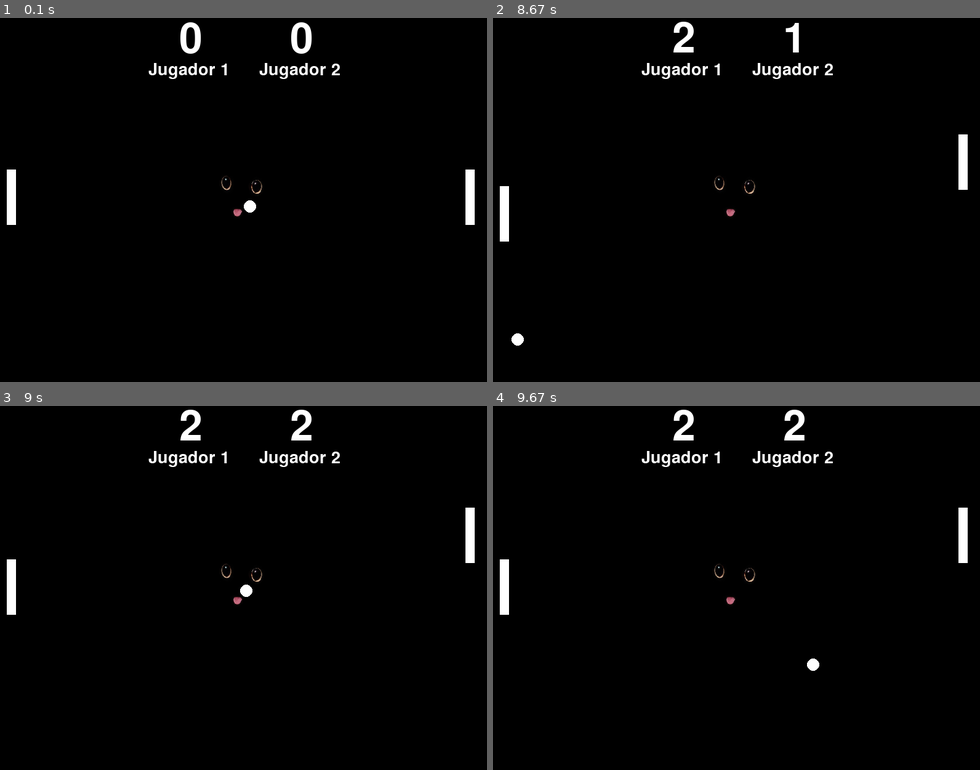
Above: before the commit, frames 1-4 (two rows, left to right).
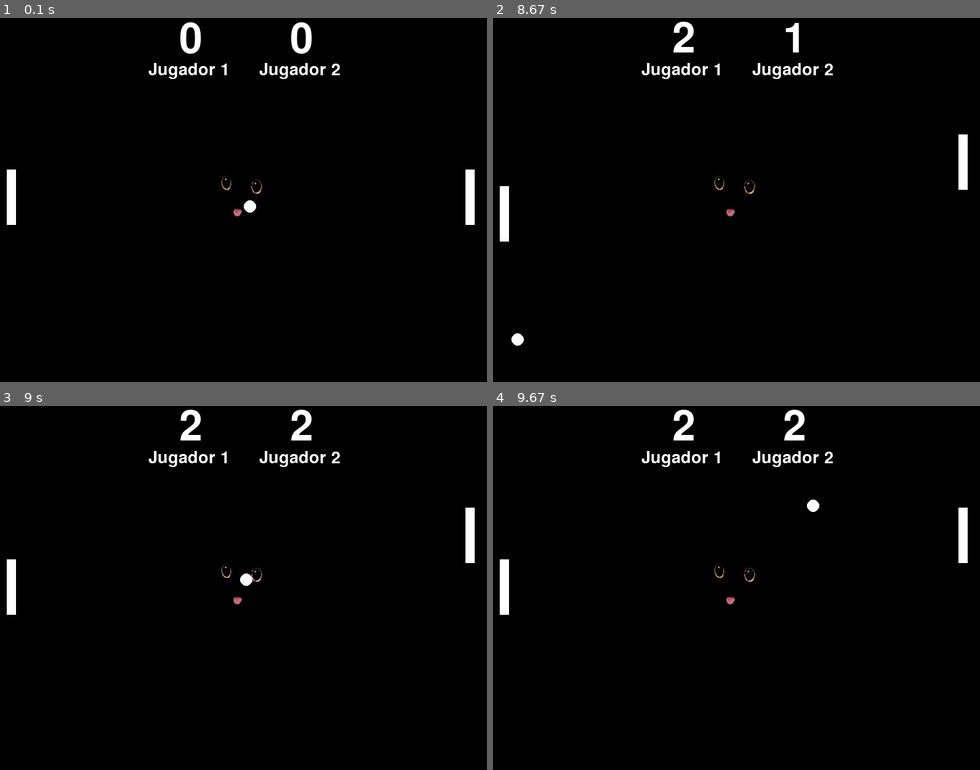
Above: after the commit, the same moments.

Repository: GustiGarcia/Arcade_pygame
Game: pygame game, started from pong.py
Two runs of this game, one before a commit and one after it. Both use one fixed random seed, a clock stepped at 60 frames per second and the inputs below.
Inputs:
- Up to frame 1 (0.1 s): no input
- Up to frame 2 (8.67 s): hold Up 0.33-0.8 s; hold Down 0.83-1.13 s; hold S 0.83-1.13 s; hold Up 1.17-1.53 s; hold W 1.17-1.53 s; hold Down 1.57-1.93 s; hold S 1.57-1.93 s; hold Up 1.97-2.27 s; hold W 1.97-2.27 s; hold Down 2.3-2.6 s; hold S 2.3-2.6 s; hold Up 2.63-3 s; hold W 2.63-3 s; hold Down 3.03-3.4 s; hold S 3.03-3.4 s; hold Up 3.43-3.73 s; hold W 3.43-3.73 s; hold Down 3.77-4.07 s; hold S 3.77-4.07 s; hold Up 4.1-4.47 s; hold W 4.1-4.47 s; hold Down 4.5-4.87 s; hold S 4.5-4.87 s; hold Up 4.9-5.2 s; hold W 4.9-5.2 s; hold Down 5.23-5.53 s; hold S 5.23-5.53 s; hold Up 5.57-5.93 s; hold W 5.57-5.93 s; hold Down 5.97-6.33 s; hold S 5.97-6.33 s; hold Up 6.37-6.67 s; hold W 6.37-6.67 s; hold Down 6.7-7 s; hold S 6.7-7 s; hold Up 7.03-7.4 s; hold W 7.03-7.4 s; hold Down 7.43-7.8 s; hold S 7.43-7.8 s; hold Up 7.83-8.13 s; hold W 7.83-8.13 s; hold Down 8.17-8.47 s; hold S 8.17-8.47 s; hold Up from 8.5 s (still down); hold W from 8.5 s (still down)
- Up to frame 3 (9 s): release Up at 8.87 s; release W at 8.87 s; hold Down from 8.9 s (still down); hold S from 8.9 s (still down)
- Up to frame 4 (9.67 s): release Down at 9.27 s; release S at 9.27 s; hold Up 9.3-9.6 s; hold W 9.3-9.6 s; hold Down from 9.63 s (still down); hold S from 9.63 s (still down)

Frames 1-2 are identical in both runs. In frame 3, 0.1% of the frame differs, in the area x 49-52%, y 46-53%; in frame 4, 0.1%, in the area x 64-68%, y 25-73%.

Commit message:
random restart

Diff:
--- a/pong.py
+++ b/pong.py
@@ -1,4 +1,4 @@
-import pygame, sys
+import pygame, sys, random
 
 pygame.init()
 pygame.mixer.init()
@@ -96,7 +96,7 @@
         pelota_x = 400
         pelota_y = 300
         pelota_speed_x *= -1
-        pelota_speed_y *= -1
+        pelota_speed_y = random.choice([-3,3])
         puntos_jugador1 += 1
         point.play()
 
@@ -105,7 +105,7 @@
         pelota_x = 400
         pelota_y = 300
         pelota_speed_x *= -1
-        pelota_speed_y *= -1
+        pelota_speed_y = random.choice([-3,3])
         puntos_jugador2 += 1
         point.play()
 
